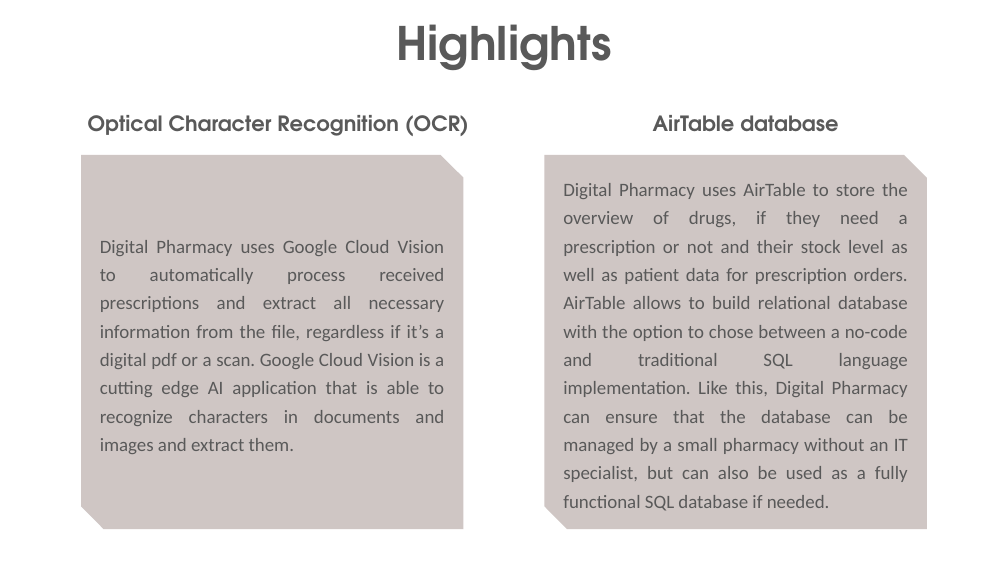
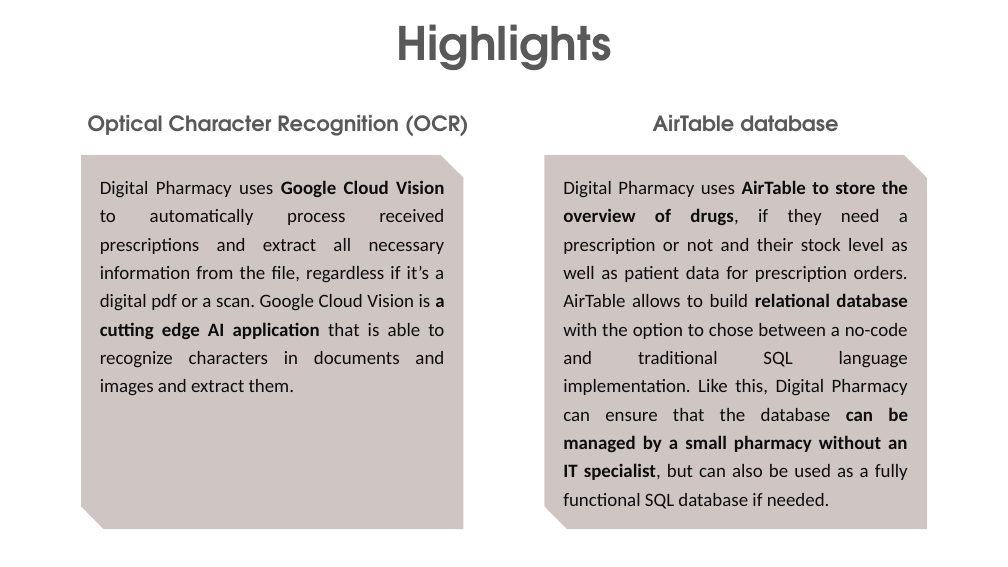
Before and after one commit to DigiBP/Team-Charlie, a slide deck: slide 7 of pitch/Investors pitch.pptx. Drawn at 1008x567 pixels with LibreOffice and Linux fonts; fonts in the diff are those of the drawing. Boxes give left, top, right and bottom in pixels: in the first picture for what was removed or moved away, otherwise in the second. Text is boxed around its words. In the diff, an @@ line names an element or a change of style, - is before the commit and + after.

```diff
--- a/pitch/Investors pitch.pptx
+++ b/pitch/Investors pitch.pptx
@@ snip diag rect "Digital Pharmacy uses Google Cloud ..." at [81, 155, 464, 529]: text colour #595959 to #0D0D0D; bold on in "Google Cloud Vision a cutting edge AI ..."; vertical alignment middle to top @@
@@ snip diag rect "Digital Pharmacy uses AirTable to ..." at [544, 155, 927, 529]: text colour #595959 to #0D0D0D; bold on in "AirTable to store the overview of drugs, ..."; vertical alignment middle to top @@
```
Also in this commit, not shown: 3 other slides changed, 7 other files.
